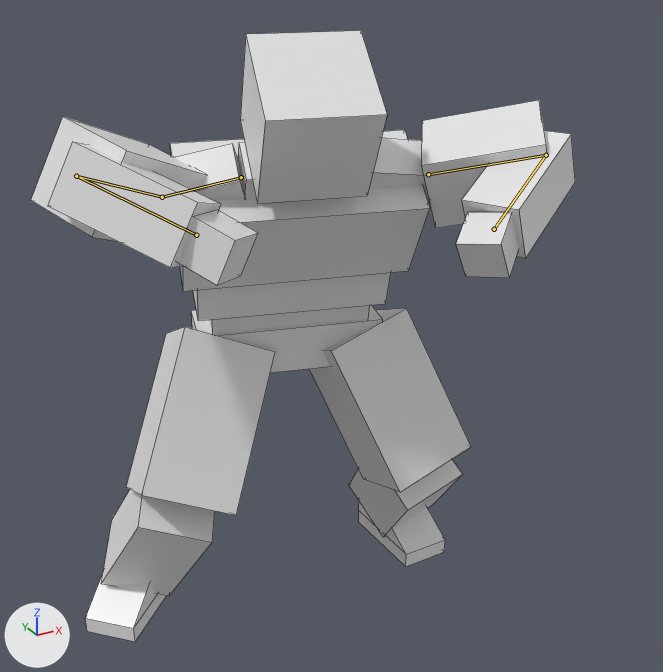
The FBX model Assets/Resources/Models/RedCometStuff/RedComet.fbx, before and after one commit.
Rendered twice from a 50 mm lens placed at (-7.94, -17.14, 14.5), pointed at (-0.07, -2.83, 7.34). Arrows for +X, +Y and +Z are at lower left; the lights stay in place. Both versions are drawn at frame 31 of the action 'Armature|Grab'; the numbers are the values there. The bones that change are drawn over the model as lines. Mesh edges are drawn as thin lines.

In view in the first picture: 'Bicep.L', 'Bicep.R', 'Calf.R', 'Chest', 'Forearm.L', 'Forearm.R', 'Hand.L', 'Hand.R', 'Head', 'Pelvis', 'Ribs', 'Shoulder.R', 'Thigh.L', 'Thigh.R'.
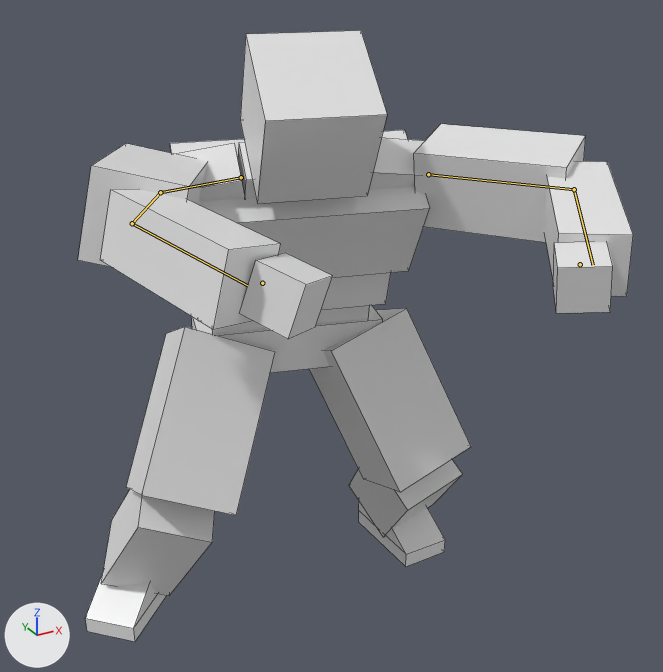
Boxes [x1, y1, x2, y2] around the edits, measured in the pictures (663 x 672 px):
'Forearm.R', posed (12% taller)
    before: [48, 142, 221, 268]
    after: [101, 189, 281, 330]
'Bicep.L', posed (37% wider, 7% shorter)
    before: [422, 100, 547, 228]
    after: [414, 124, 586, 243]
'Forearm.L', posed (21% narrower, 6% taller)
    before: [462, 131, 575, 258]
    after: [544, 161, 633, 296]
'Hand.R', posed (16% wider, 13% taller)
    before: [178, 210, 258, 286]
    after: [240, 253, 333, 339]
'Bicep.R', posed (27% narrower)
    before: [31, 117, 207, 241]
    after: [78, 143, 207, 267]
'Hand.L', posed (7% taller)
    before: [456, 212, 519, 278]
    after: [553, 242, 613, 313]
'Shoulder.R', posed
    before: [175, 144, 245, 200]
    after: [177, 143, 245, 201]
'Ribs', unchanged, covered by the edit
    before: [193, 272, 391, 321]
    after: [198, 272, 391, 321]
bone 'Bicep.L', root to tip
    before: (428, 174) to (546, 155)
    after: (428, 174) to (574, 189)
bone 'Forearm.L', root to tip
    before: (546, 155) to (494, 229)
    after: (574, 189) to (593, 265)
bone 'Shoulder.R', root to tip
    before: (241, 177) to (162, 197)
    after: (241, 177) to (160, 192)
bone 'Bicep.R', root to tip
    before: (162, 197) to (76, 176)
    after: (160, 192) to (132, 223)
bone 'Forearm.R', root to tip
    before: (76, 176) to (196, 235)
    after: (132, 223) to (247, 285)
bone 'WristLeft.L', root to tip
    before: (494, 229) to (494, 229)
    after: (580, 264) to (580, 264)
bone 'WristLeft.R', root to tip
    before: (196, 235) to (196, 235)
    after: (262, 283) to (262, 283)

Edits to the bpy script that builds the scene:
```text
Change bone_bicep_l:
    where bone_bicep_l = bpy.data.objects['Armature'].pose.bones['Bicep.L']  # child of 'Shoulder.L'
    bone_bicep_l.rotation_quaternion: (0.948, 0.262, -0.118, -0.137) -> (0.907, 0.208, -0.172, -0.325)  # degrees (32, -9, -19) -> degrees (30, -10, -42)
    bone_bicep_l.scale: (1.0, 1.0, 1.0) -> (1.0, 1.25, 1.0)
Change bone_forearm_l:
    where bone_forearm_l = bpy.data.objects['Armature'].pose.bones['Forearm.L']  # child of 'Bicep.L'
    bone_forearm_l.rotation_quaternion: (0.511, 0.0, 0.0, -0.86) -> (0.796, 0.0, 0.0, -0.606)  # degrees (0, 0, -119) -> degrees (0, 0, -75)
    bone_forearm_l.scale: (1.0, 1.0, 1.0) -> (0.82, 1.23, 1.0)
Change bone_shoulder_r:
    where bone_shoulder_r = bpy.data.objects['Armature'].pose.bones['Shoulder.R']  # child of 'Chest'
    bone_shoulder_r.rotation_quaternion: (0.991, -0.131, 0.0, 0.0) -> (0.996, -0.088, 0.0, 0.0)  # degrees (-15, 0, 0) -> degrees (-10, 0, 0)
Change bone_bicep_r:
    where bone_bicep_r = bpy.data.objects['Armature'].pose.bones['Bicep.R']  # child of 'Shoulder.R'
    bone_bicep_r.rotation_quaternion: (0.823, 0.44, 0.186, 0.307) -> (0.729, 0.353, 0.127, 0.573)  # degrees (57, 2, 42) -> degrees (43, -13, 71)
    bone_bicep_r.scale: (1.0, 1.0, 1.0) -> (1.0, 1.25, 1.0)
Change bone_forearm_r:
    where bone_forearm_r = bpy.data.objects['Armature'].pose.bones['Forearm.R']  # child of 'Bicep.R'
    bone_forearm_r.rotation_quaternion: (0.6, 0.0, 0.0, 0.8) -> (0.911, 0.0, 0.0, 0.413)  # degrees (0, 0, 106) -> degrees (0, 0, 49)
    bone_forearm_r.scale: (1.0, 1.0, 1.0) -> (0.89, 1.14, 1.0)
Change bone_wristleft_l:
    where bone_wristleft_l = bpy.data.objects['Armature'].pose.bones['WristLeft.L']
    bone_wristleft_l.location: (-4.94, -4.74, -2.4) -> (-4.94, -6.93, -2.4)
    bone_wristleft_l.rotation_quaternion: (-0.305, -0.246, -0.011, 0.92) -> (-0.443, -0.096, 0.001, 0.891)  # degrees (8, 27, -141) -> degrees (5, 10, -127)
Change bone_wristleft_r:
    where bone_wristleft_r = bpy.data.objects['Armature'].pose.bones['WristLeft.R']
    bone_wristleft_r.location: (4.08, -3.75, -1.99) -> (4.08, -6.25, -1.99)
    bone_wristleft_r.rotation_quaternion: (0.428, 0.199, -0.02, 0.881) -> (0.465, 0.158, 0.011, 0.871)  # degrees (8, -22, 127) -> degrees (10, -15, 122)
```
